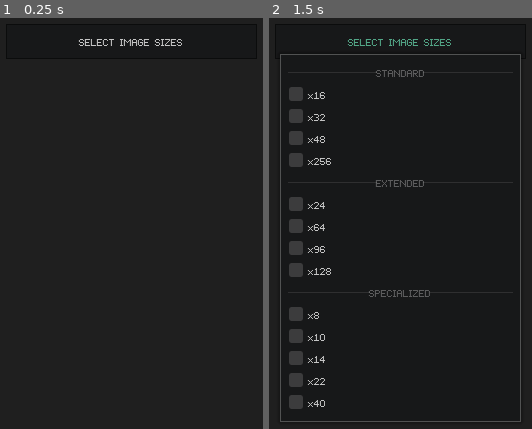
Above: before the commit, frames 1-2 (left to right).
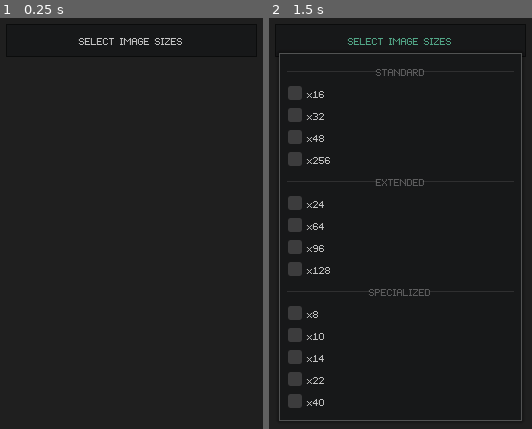
Above: after the commit, the same moments.

Repository: RabbitB/ICOGen
Game: Godot game, scene res://ui_elements/main/main_ui.tscn
Same seed, same stepped clock (60 frames per second), same inputs: the game is played once before the commit and once after it.
Inputs:
- Up to frame 1 (0.25 s): no input
- Up to frame 2 (1.5 s): click "SELECT IMAGE SIZES" at 0.5 s; click "SELECT IMAGE SIZES" at 1.25 s

The runs differ from the first frame. In frame 1, 0.3% of the frame differs, in the area x 30-70%, y 4-7%; in frame 2, 4.2%, in the area x 3-97%, y 4-99%.

Commit message:
Minor theme updates
Just some margin updates

Diff:
--- a/Project/theme/bordered_panel.tres
+++ b/Project/theme/bordered_panel.tres
@@ -1,10 +1,10 @@
 [gd_resource type="StyleBoxFlat" format=2]
 
 [resource]
-content_margin_left = 5.0
-content_margin_right = 5.0
-content_margin_top = 5.0
-content_margin_bottom = 5.0
+content_margin_left = 4.0
+content_margin_right = 4.0
+content_margin_top = 4.0
+content_margin_bottom = 4.0
 bg_color = Color( 0.094, 0.096, 0.1, 1 )
 border_width_left = 1
 border_width_top = 1
Binary file changed: Project/theme/wave.theme
